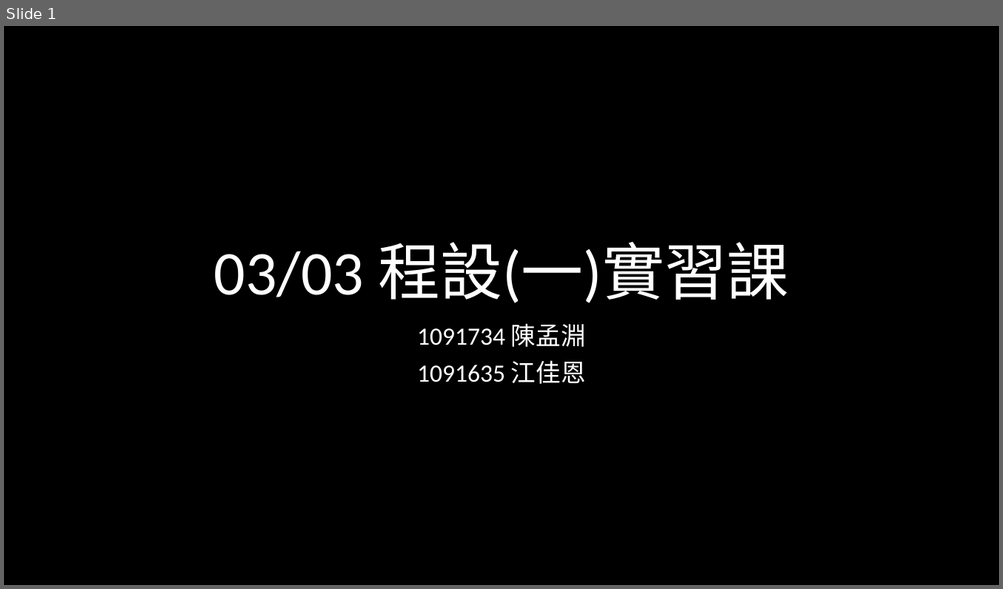
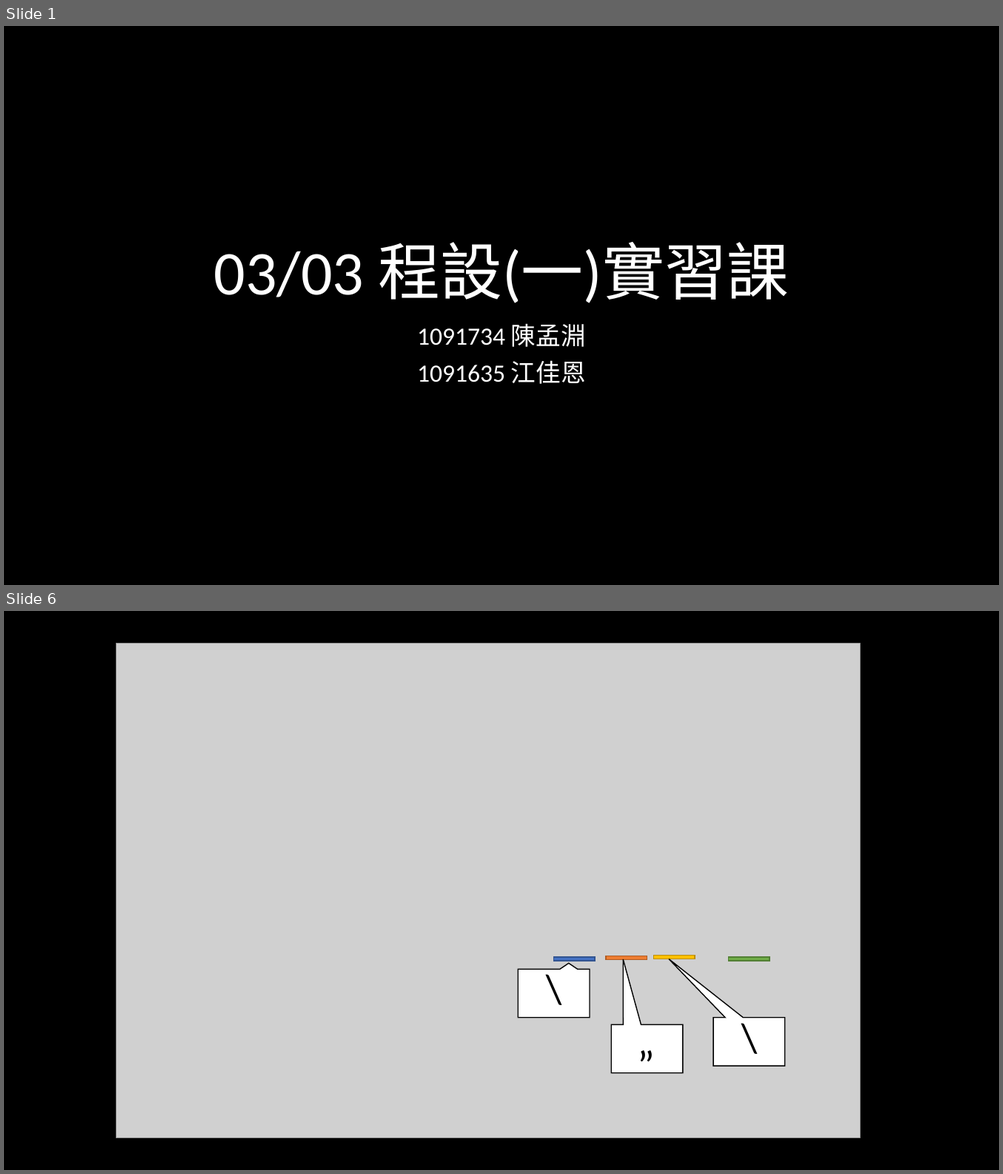
Before and after one commit to weermark/class, a slide deck: class_ppt/程一實習0303.pptx. Shown one above the other, each under a label of ours: slide 1 before the commit, slides 1 and 6 after it; the slides between them are not shown. The pictures are 1003x589 and 1003x1174 pixels, drawn with LibreOffice and Linux fonts; fonts in the diff are those of the drawing; grey boxes stand for pictures. Boxes give left, top, right and bottom in pixels: in the first picture for what was removed or moved away, otherwise in the second. Text is boxed around its words. In the diff, an @@ line names an element or a change of style, - is before the commit and + after.

Commit message:
upload ppt

```diff
--- a/class_ppt/程一實習0303.pptx
+++ b/class_ppt/程一實習0303.pptx
@@ slide 6 added at box(4, 611, 999, 1170), background #000000 @@
@@ picture added at box(116, 643, 859, 1138) @@
@@ rectangle added at box(554, 957, 595, 961), fill #4472C4, outline #325491 1 pt @@
@@ rectangle added at box(606, 957, 647, 960), fill #ED7D31, outline #AF5C24 1 pt @@
@@ rectangle added at box(654, 956, 695, 960), fill #FFC000, outline #BD8E00 1 pt @@
@@ rectangle added at box(728, 957, 769, 961), fill #70AD47, outline #538035 1 pt @@
@@ speech box added at box(518, 970, 589, 1019), fill #FFFFFF, outline #000000 1 pt, 40 pt, text #000000 @@
+\
@@ speech box added at box(612, 1025, 683, 1073), fill #FFFFFF, outline #000000 1 pt, 40 pt, text #000000 @@
+“
@@ speech box added at box(713, 1017, 785, 1066), fill #FFFFFF, outline #000000 1 pt, 40 pt, text #000000 @@
+\
```
Also in this commit, not shown: 7 other slides added, 2 slides removed, 1 other file.
